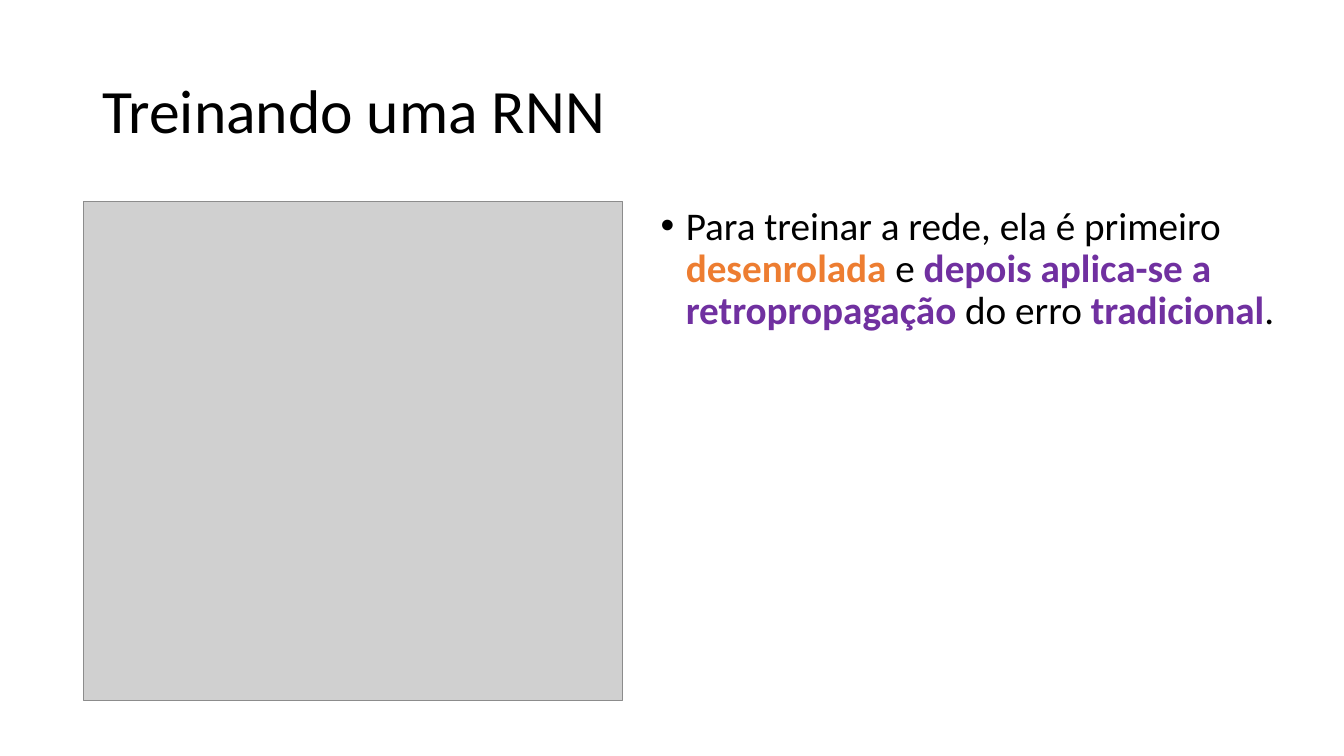
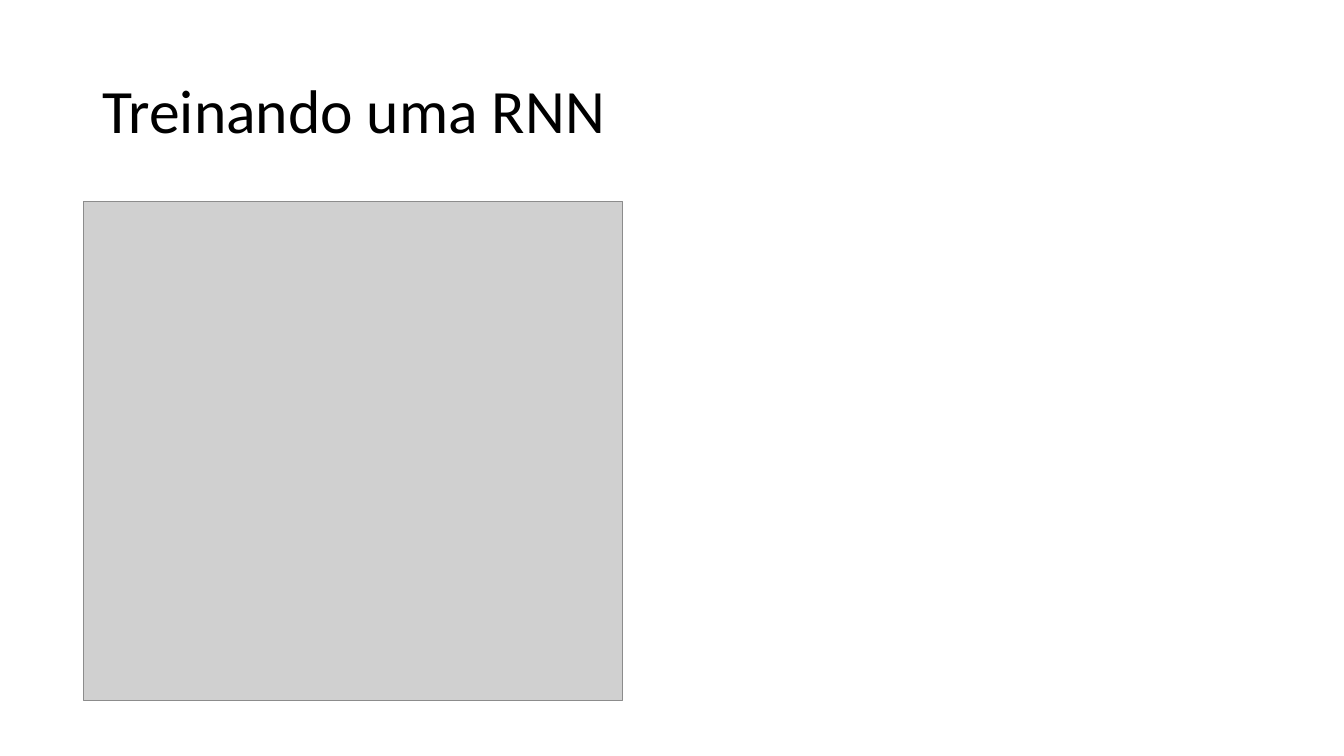
Before and after one commit to zz4fap/c24_inteligencia_artificial, a slide deck: slide 23 of slides/C24_RNN.pptx (slide 24 before the commit). Drawn at 1344x756 pixels with LibreOffice and Linux fonts; fonts in the diff are those of the drawing; grey boxes stand for pictures. Boxes give left, top, right and bottom in pixels: in the first picture for what was removed or moved away, otherwise in the second. Text is boxed around its words. In the diff, an @@ line names an element or a change of style, - is before the commit and + after.

```diff
--- a/slides/C24_RNN.pptx
+++ b/slides/C24_RNN.pptx
@@ text removed at (x1=686, y1=212, x2=1274, y2=331) @@
-• Para treinar a rede, ela é primeiro desenrolada e depois aplica-se a retropropagação do erro tradicional.
```
Also in this commit, not shown: 5 other slides changed, 3 slides added, 1 slide removed.
